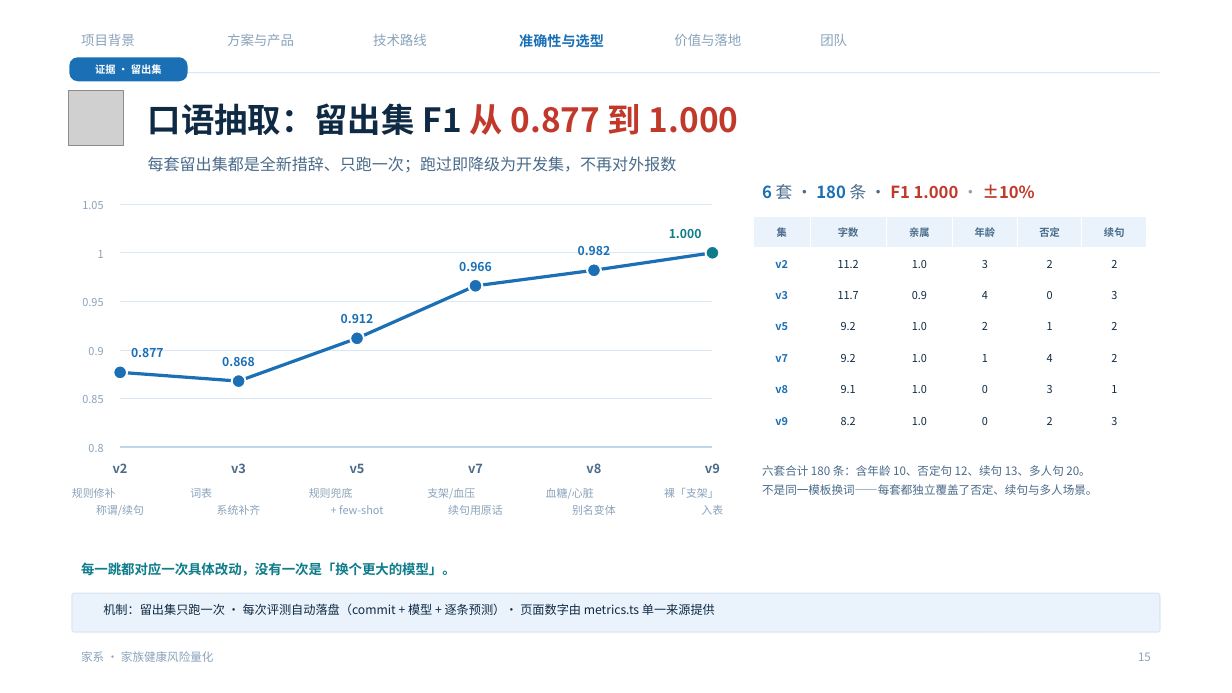
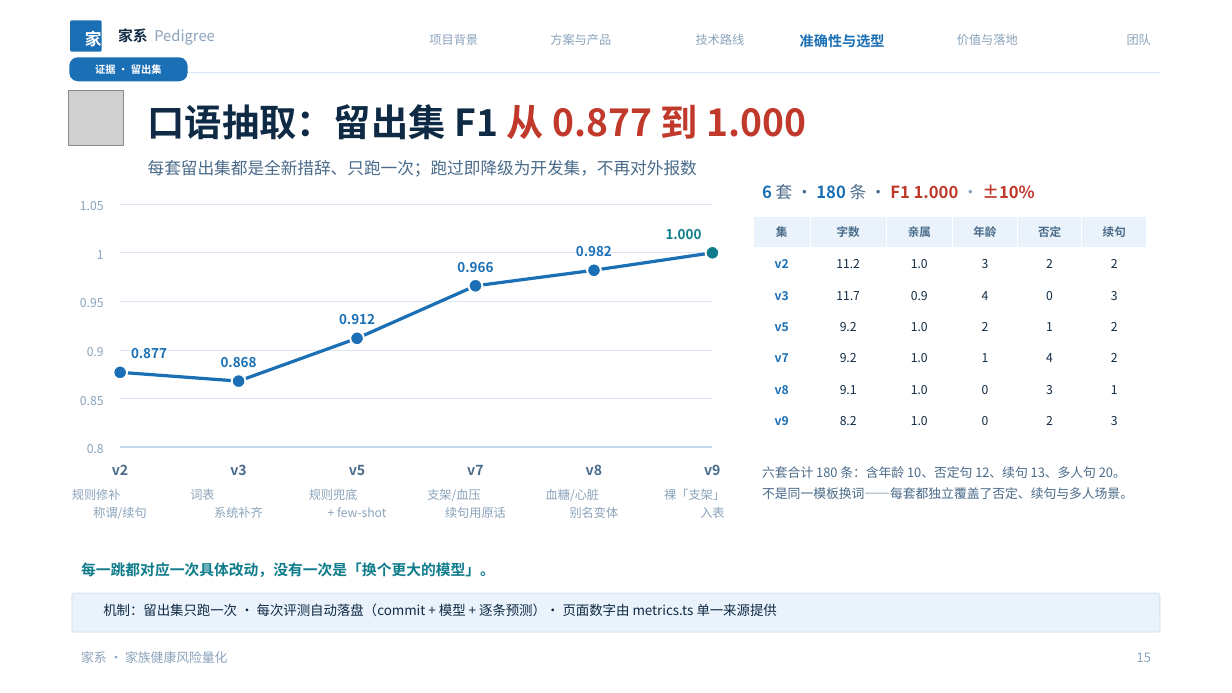
Before and after one commit to NimuStudio/jiaxi, a slide deck: slide 15 of deliverables/家系-答辩-v2.pptx. Drawn at 1232x693 pixels with LibreOffice and Linux fonts; fonts in the diff are those of the drawing; grey boxes stand for pictures; background and template pictures are left out. Boxes give left, top, right and bottom in pixels: in the first picture for what was removed or moved away, otherwise in the second. Text is boxed around its words. In the diff, an @@ line names an element or a change of style, - is before the commit and + after.

Commit message:
docs(deck): 参考获奖答辩稿改版——品牌页眉、字号上调、背景纹理
扫了 D:/12848/Desktop/ppt 里 7 份参考稿（19-33 页，图片 29-144 张，标题用阿里妈妈数黑体/
优设标题黑这类设计字体，正文普遍 20pt+）。我们与之最大的差距不是配色，而是：
每页没有贯穿的品牌标识、正文只有 9.5pt、背景几乎是纯白。

## 1. 页眉品牌带（全 25 页）
左侧实心方块「家」+「家系 Pedigree」，右侧六个栏目右对齐——品牌与导航分居两端。
原来只有六个灰栏目名，翻页时没有任何品牌锚点，这是「千篇一律」的主观来源之一。

## 2. 标题与正文各上调一档
标题 26 -> 29pt，副标题 12.5 -> 13pt；正文批量 +1pt（9.5->10.5、10->11、8.5->9.5），
共 140 处。参考稿把正文当「演讲字幕」用，我们原来当「文档小字」用。
已复核 P12/P17/P21 三页最密版面，无溢出。

## 3. 背景纹理加强
点阵 36px/alpha30 -> 28px/alpha40，弧线 3px/alpha30 -> 4px/alpha42（中性背景同步）。
参考稿背景有可见的纹理层，纯白会显得像没设计过的文档；但仍低于正文对比度，不抢字。

```diff
--- a/deliverables/家系-答辩-v2.pptx
+++ b/deliverables/家系-答辩-v2.pptx
@@ rounded rectangle added at <box>70,20,102,52</box>, fill #1A6FB5 @@
@@ text added at <box>85,28,102,50</box>, 13 pt, text #FFFFFF, bold @@
+家
@@ text added at <box>118,28,215,45</box>, 11.5 pt, text #8AA3BB @@
+家系 Pedigree
@@ size 10.5 to 9.5 pt; alignment left to right in 5 elements at <box>1127,34,1151,45</box>, <box>957,34,1018,45</box>, <box>696,34,745,45</box>, <box>550,34,611,45</box>, <box>429,34,478,45</box> @@
@@ text "项目背景": place and size @@
-text "项目背景" at <box>81,34,135,46</box>
+text "项目背景" at <box>429,34,478,45</box>
@@ text "方案与产品": place and size @@
-text "方案与产品" at <box>227,34,294,46</box>
+text "方案与产品" at <box>550,34,611,45</box>
@@ text "技术路线": place and size @@
-text "技术路线" at <box>373,34,427,46</box>
+text "技术路线" at <box>696,34,745,45</box>
@@ text "准确性与选型": place and size @@
-text "准确性与选型" at <box>519,34,604,47</box>
+text "准确性与选型" at <box>800,34,885,47</box>
@@ text "准确性与选型" at <box>800,34,885,47</box>: alignment left to right @@
@@ text "价值与落地": place and size @@
-text "价值与落地" at <box>674,34,741,46</box>
+text "价值与落地" at <box>957,34,1018,45</box>
@@ text "团队": place and size @@
-text "团队" at <box>820,34,847,46</box>
+text "团队" at <box>1127,34,1151,45</box>
@@ text "口语抽取：留出集 F1 从 0.877 到 ..." at <box>148,104,807,140</box>: size 26 to 29 pt @@
@@ text "每套留出集都是全新措辞、只跑一次；跑过即降级为开发集，不再对外报数" at <box>148,160,697,177</box>: size 12.5 to 13 pt @@
@@ table at <box>753,216,1147,436</box> @@
@@ size 8 to 9 pt in "集", "字数", "亲属", "年龄" and 2 more places @@
@@ size 8.5 to 9.5 pt in "v2", "11.2", "1.0", "3" and 32 more places @@
@@ size 10 to 11 pt in 6 elements at <box>112,464,128,475</box>, <box>230,464,246,475</box>, <box>349,465,365,475</box>, <box>467,465,483,475</box>, <box>586,464,602,475</box>, <box>704,464,720,475</box> @@
@@ size 8.5 to 9.5 pt in 11 elements at <box>87,444,104,453</box>, <box>80,396,104,405</box>, <box>87,347,104,356</box>, <box>80,298,104,307</box>, <box>80,201,104,210</box>, <box>72,489,146,519</box>, <box>190,489,263,518</box>, <box>309,489,386,517</box>, <box>427,489,506,518</box>, <box>546,489,619,518</box>, <box>664,489,725,518</box> @@
@@ text "每一跳都对应一次具体改动，没有一次是「换个更大的模型」。" at <box>81,562,495,577</box>: size 10.5 to 11.5 pt @@
@@ size 9.5 to 10.5 pt in 7 elements at <box>131,348,167,358</box>, <box>221,357,257,367</box>, <box>339,314,375,324</box>, <box>457,262,493,272</box>, <box>576,246,612,256</box>, <box>666,229,702,239</box>, <box>103,603,777,616</box> @@
@@ size 9 to 10 pt in 3 elements at <box>762,466,1133,499</box>, <box>81,651,227,663</box>, <box>1137,652,1151,662</box> @@
```
Also in this commit, not shown: 24 other slides changed, 10 other files.
